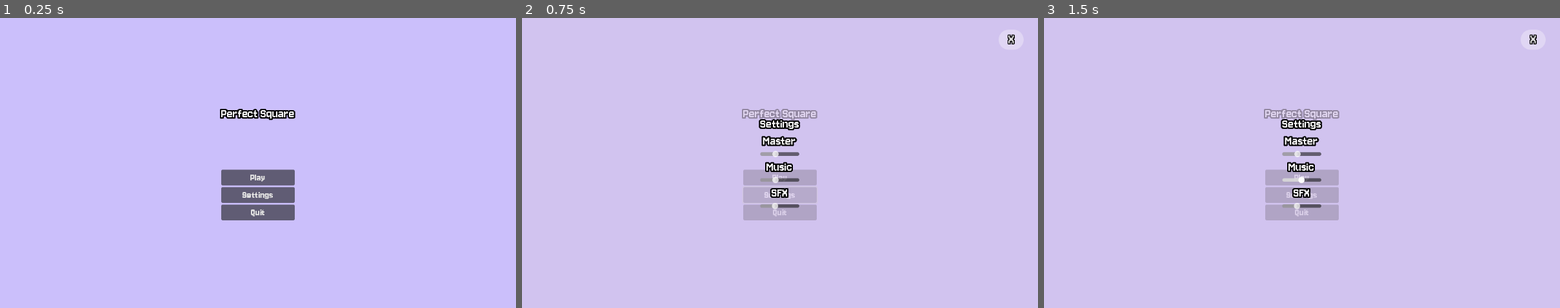
Above: before the commit, frames 1-3 (left to right).
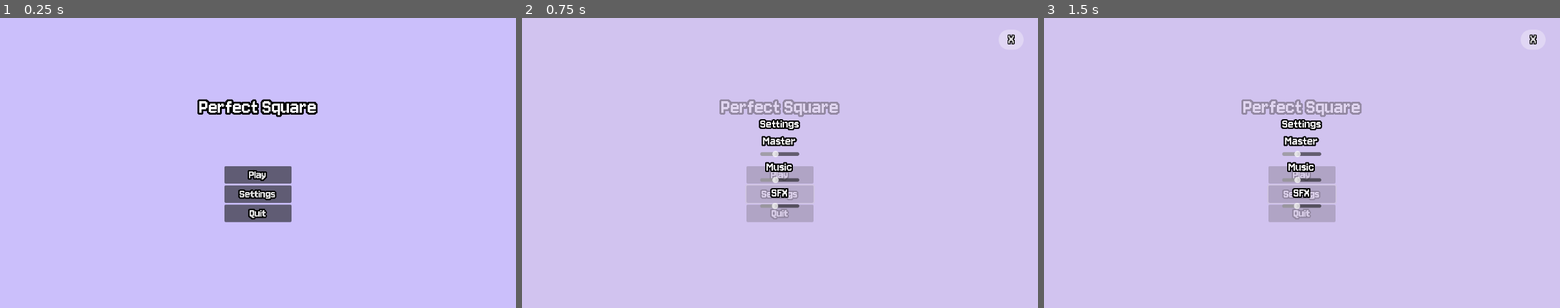
Above: after the commit, the same moments.

Repository: FennecKii/perfect-square
Game: Godot game, scene res://main_menu.tscn
Same seed, same stepped clock (60 frames per second), same inputs: the game is played once before the commit and once after it. Sound files missing from this copy of the repository are replaced by a short silence.
Inputs:
- Up to frame 1 (0.25 s): no input
- Up to frame 2 (0.75 s): click "Settings" at 0.5 s
- Up to frame 3 (1.5 s): click "Play" at 1.25 s

The runs differ from the first frame. In frame 1, 2.3% of the frame differs, in the area x 38-62%, y 28-71%; in frame 2, 1.5%; in frame 3, 1.5%.

Commit message:
Small visual change to main menu

Diff:
--- a/main_menu.tscn
+++ b/main_menu.tscn
@@ -14,43 +14,56 @@
 color = Color(0.8, 0.752941, 0.988235, 1)
 script = ExtResource("2_7vrkn")
 
-[node name="CenterContainer" type="CenterContainer" parent="."]
+[node name="Title" type="CenterContainer" parent="."]
 layout_mode = 1
 anchors_preset = 8
 anchor_left = 0.5
 anchor_top = 0.5
 anchor_right = 0.5
 anchor_bottom = 0.5
-offset_left = -20.0
-offset_top = -20.0
-offset_right = 20.0
-offset_bottom = 20.0
+offset_left = -82.0
+offset_top = -141.65
+offset_right = 82.0
+offset_bottom = -107.65
 grow_horizontal = 2
 grow_vertical = 2
 
-[node name="VBoxContainer" type="VBoxContainer" parent="CenterContainer"]
-layout_mode = 2
-
-[node name="Title" type="Label" parent="CenterContainer/VBoxContainer"]
+[node name="Title" type="Label" parent="Title"]
 layout_mode = 2
 theme = ExtResource("1_06t4h")
+theme_override_constants/outline_size = 16
+theme_override_font_sizes/font_size = 48
 text = "Perfect Square"
 horizontal_alignment = 1
 vertical_alignment = 1
 
-[node name="Control" type="Control" parent="CenterContainer/VBoxContainer"]
-custom_minimum_size = Vector2(0, 100)
+[node name="Buttons" type="CenterContainer" parent="."]
+layout_mode = 1
+anchors_preset = 8
+anchor_left = 0.5
+anchor_top = 0.5
+anchor_right = 0.5
+anchor_bottom = 0.5
+offset_left = -75.0
+offset_top = 6.89499
+offset_right = 75.0
+offset_bottom = 131.895
+grow_horizontal = 2
+grow_vertical = 2
+
+[node name="VBoxContainer" type="VBoxContainer" parent="Buttons"]
+custom_minimum_size = Vector2(150, 0)
 layout_mode = 2
 
-[node name="Play" type="Button" parent="CenterContainer/VBoxContainer"]
+[node name="Play" type="Button" parent="Buttons/VBoxContainer"]
 layout_mode = 2
 text = "Play"
 
-[node name="Setting" type="Button" parent="CenterContainer/VBoxContainer"]
+[node name="Setting" type="Button" parent="Buttons/VBoxContainer"]
 layout_mode = 2
 text = "Settings"
 
-[node name="Quit" type="Button" parent="CenterContainer/VBoxContainer"]
+[node name="Quit" type="Button" parent="Buttons/VBoxContainer"]
 layout_mode = 2
 text = "Quit"
 
@@ -58,6 +71,6 @@
 visible = false
 layout_mode = 1
 
-[connection signal="pressed" from="CenterContainer/VBoxContainer/Play" to="." method="_on_play_pressed"]
-[connection signal="pressed" from="CenterContainer/VBoxContainer/Setting" to="." method="_on_setting_pressed"]
-[connection signal="pressed" from="CenterContainer/VBoxContainer/Quit" to="." method="_on_quit_pressed"]
+[connection signal="pressed" from="Buttons/VBoxContainer/Play" to="." method="_on_play_pressed"]
+[connection signal="pressed" from="Buttons/VBoxContainer/Setting" to="." method="_on_setting_pressed"]
+[connection signal="pressed" from="Buttons/VBoxContainer/Quit" to="." method="_on_quit_pressed"]
--- a/ui_default_theme.tres
+++ b/ui_default_theme.tres
@@ -6,7 +6,8 @@
 bg_color = Color(0.833635, 0.772137, 0.917667, 0.690196)
 
 [resource]
-Button/font_sizes/font_size = 24
+Button/constants/outline_size = 12
+Button/font_sizes/font_size = 28
 Button/fonts/font = ExtResource("1_p835c")
 Label/colors/font_color = Color(1, 1, 1, 1)
 Label/colors/font_outline_color = Color(0, 0, 0, 1)
